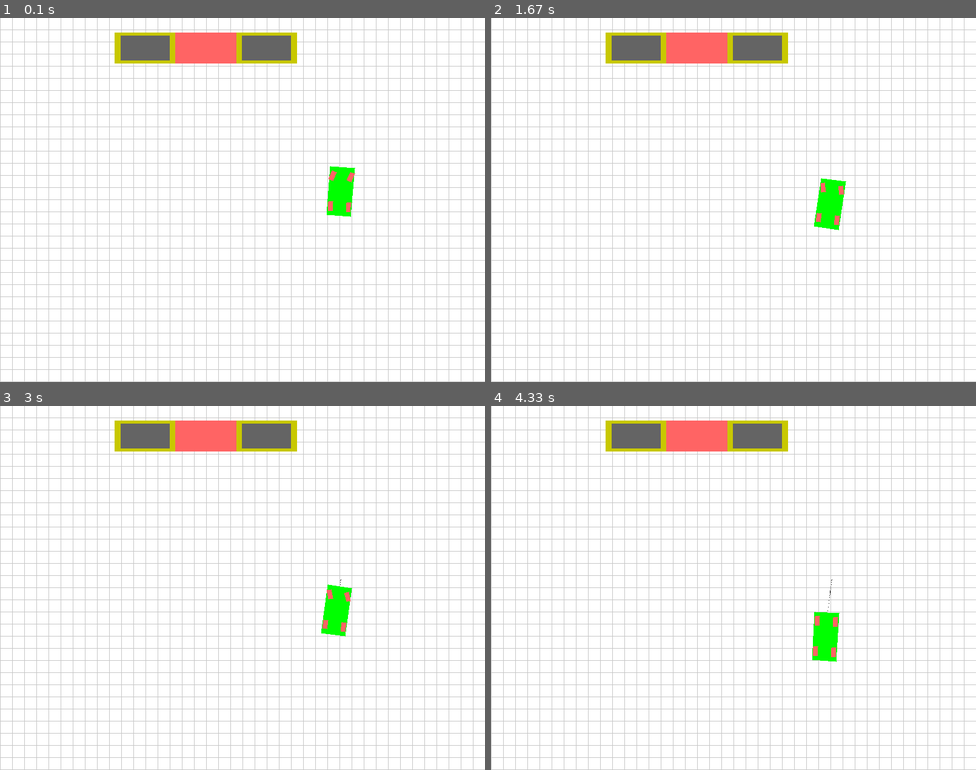
Above: before the commit, frames 1-4 (two rows, left to right).
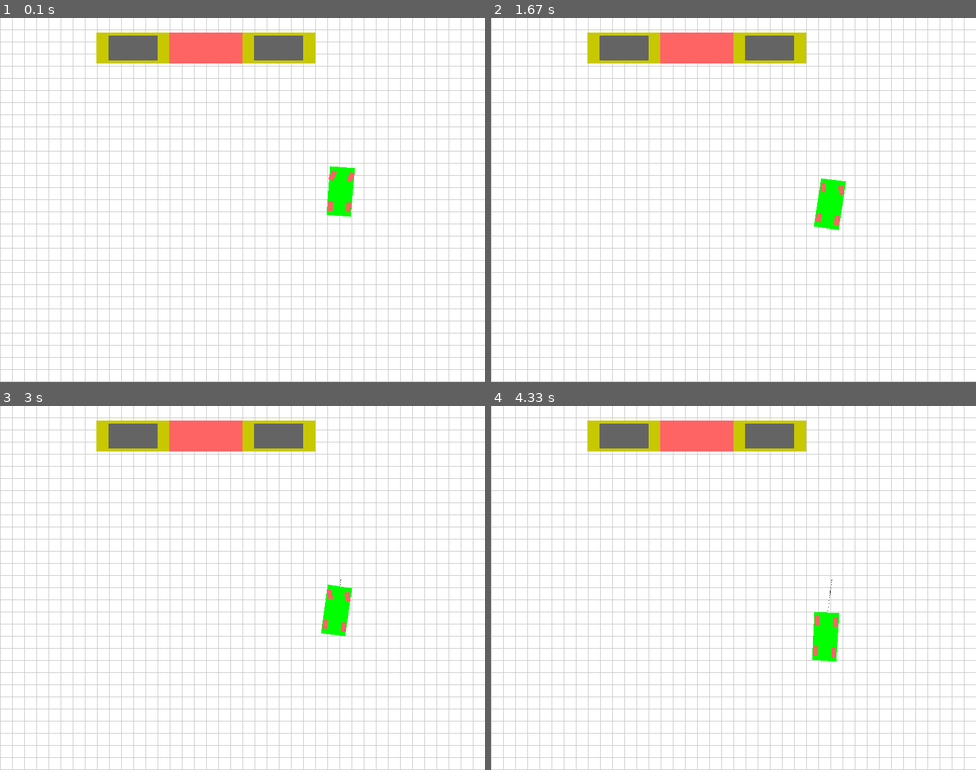
Above: after the commit, the same moments.

Repository: taka-rl/RL_APS
Game: pygame game, started from OOP/main.py
Same seed, same stepped clock (60 frames per second), same inputs: the game is played once before the commit and once after it.
Inputs:
- Up to frame 1 (0.1 s): no input
- Up to frame 2 (1.67 s): no input
- Up to frame 3 (3 s): no input
- Up to frame 4 (4.33 s): no input

The runs differ from the first frame. In frame 1, 1.3% of the frame differs, in the area x 19-65%, y 4-13%; in frame 2, 1.3%; in frame 3, 1.3%; in frame 4, 1.3%.

Commit message:
modified PARALLEL constant value

Diff:
--- a/OOP/parking_env_OOP.py
+++ b/OOP/parking_env_OOP.py
@@ -57,10 +57,10 @@
                      dtype=np.float32)  # Position adjusted for meters
 
 PARALLEL = np.array([
-    [+CAR_L / 2 + 10 * PIXEL_TO_METER_SCALE, +CAR_W / 2 + 5 * PIXEL_TO_METER_SCALE],
-    [+CAR_L / 2 + 10 * PIXEL_TO_METER_SCALE, -CAR_W / 2 - 5 * PIXEL_TO_METER_SCALE],
-    [-CAR_L / 2 - 10 * PIXEL_TO_METER_SCALE, -CAR_W / 2 - 5 * PIXEL_TO_METER_SCALE],
-    [-CAR_L / 2 - 10 * PIXEL_TO_METER_SCALE, +CAR_W / 2 + 5 * PIXEL_TO_METER_SCALE]],
+    [+CAR_L / 2 + 20 * PIXEL_TO_METER_SCALE, +CAR_W / 2 + 5 * PIXEL_TO_METER_SCALE],
+    [+CAR_L / 2 + 20 * PIXEL_TO_METER_SCALE, -CAR_W / 2 - 5 * PIXEL_TO_METER_SCALE],
+    [-CAR_L / 2 - 20 * PIXEL_TO_METER_SCALE, -CAR_W / 2 - 5 * PIXEL_TO_METER_SCALE],
+    [-CAR_L / 2 - 20 * PIXEL_TO_METER_SCALE, +CAR_W / 2 + 5 * PIXEL_TO_METER_SCALE]],
     dtype=np.float32)  # Adjusted for meters
 
 PERPENDICULAR = np.array([
@@ -70,7 +70,7 @@
     [-CAR_L / 2 - 5 * PIXEL_TO_METER_SCALE, +CAR_W / 2 + 10 * PIXEL_TO_METER_SCALE]],
     dtype=np.float32)  # Adjusted for meters
 
-OFFSET_PARALLEL = 100 * PIXEL_TO_METER_SCALE
+OFFSET_PARALLEL = 120 * PIXEL_TO_METER_SCALE
 OFFSET_PERPENDICULAR = 60 * PIXEL_TO_METER_SCALE
 
 DT = 0.1
